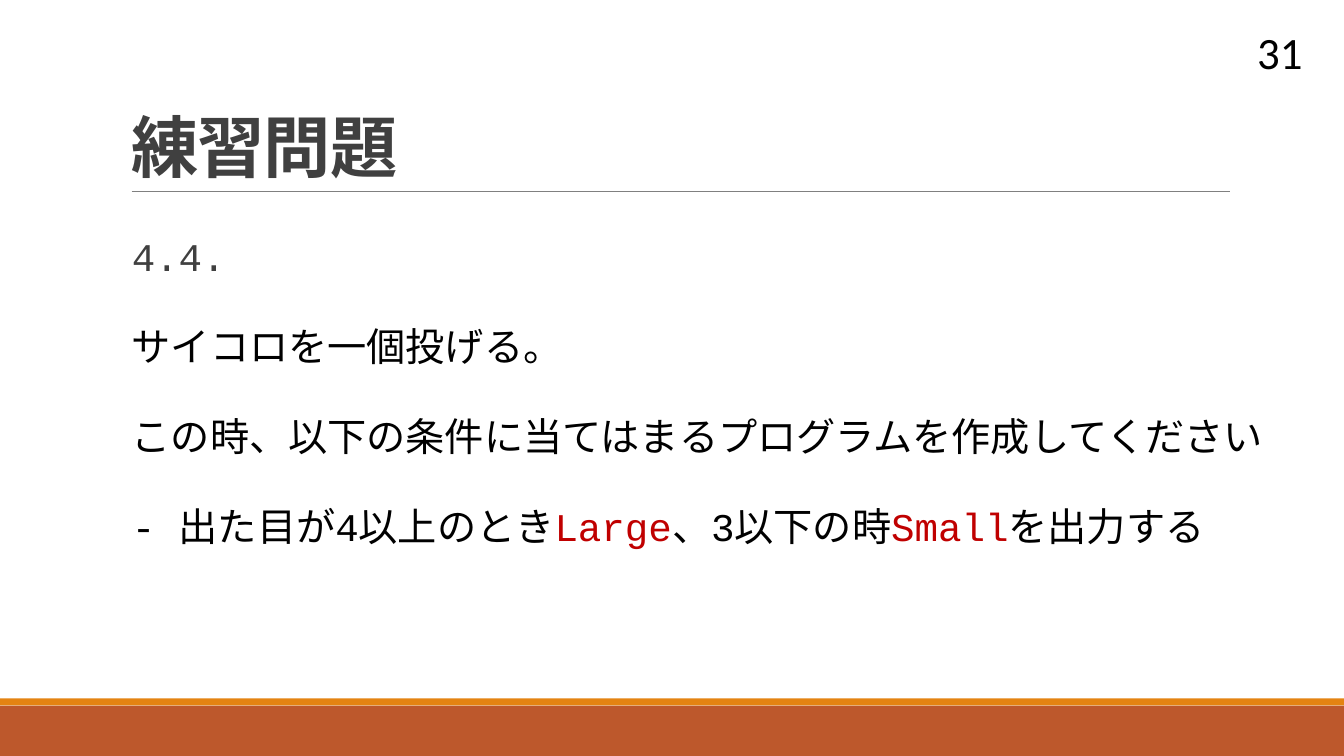
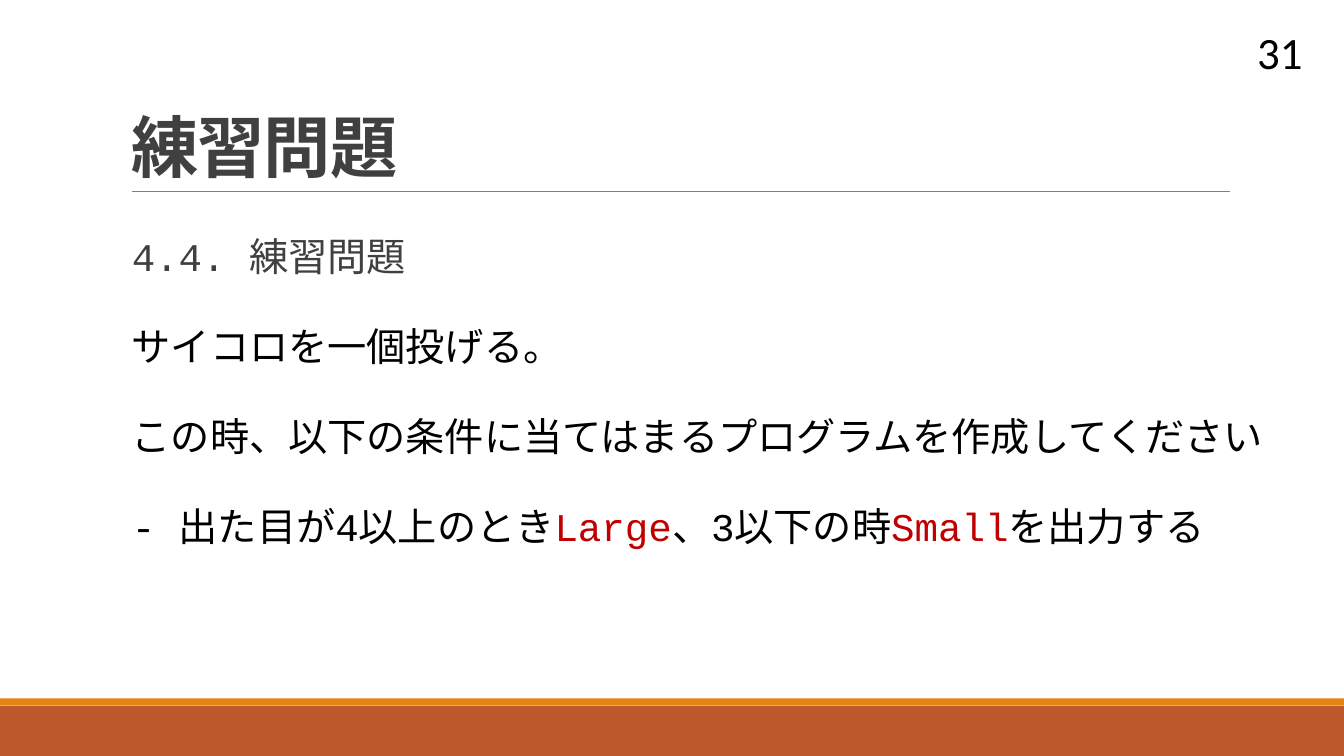
Before and after one commit to navy1634/Teach, a slide deck: slide 31 of 20230711/unit03.pptx. Drawn at 1344x756 pixels with LibreOffice and Linux fonts; fonts in the diff are those of the drawing. Boxes give left, top, right and bottom in pixels: in the first picture for what was removed or moved away, otherwise in the second. Text is boxed around its words. In the diff, an @@ line names an element or a change of style, - is before the commit and + after.

```diff
--- a/20230711/unit03.pptx
+++ b/20230711/unit03.pptx
@@ text at (x1=132, y1=238, x2=406, y2=275): text changed @@
-  4.4.
+  4.4. 練習問題
```
Also in this commit, not shown: 8 other slides changed, 1 slide removed, 1 other file.
